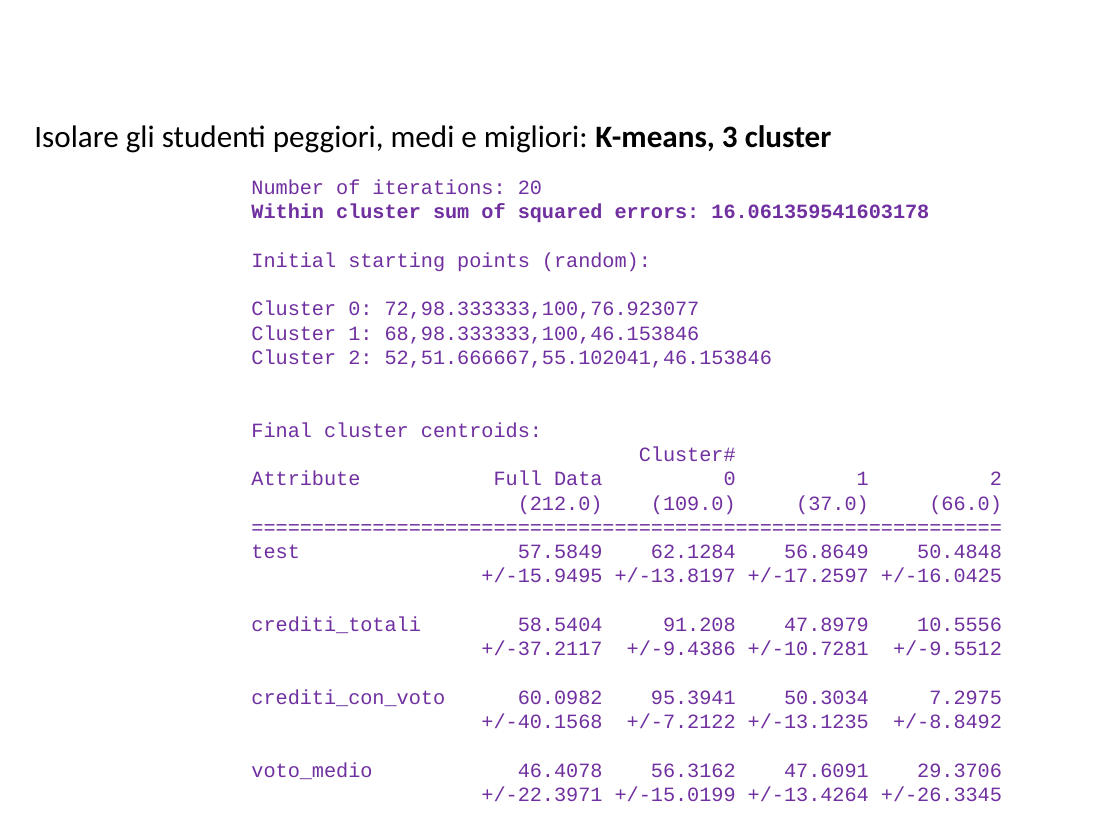
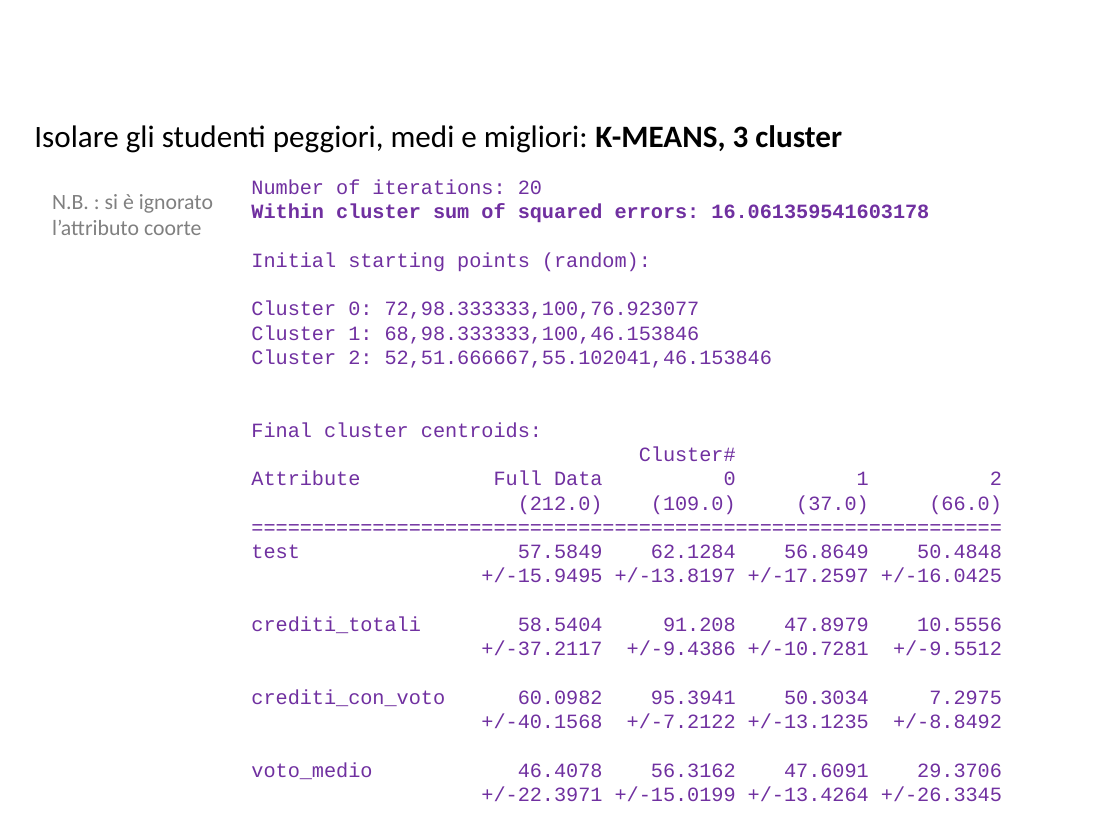
Before and after one commit to BlacknDecker/unifi, a slide deck: slide 40 of relazione.pptx. Drawn at 1120x840 pixels with LibreOffice and Linux fonts; fonts in the diff are those of the drawing; background and template pictures are left out. Boxes give left, top, right and bottom in pixels: in the first picture for what was removed or moved away, otherwise in the second. Text is boxed around its words. In the diff, an @@ line names an element or a change of style, - is before the commit and + after.

Commit message:
Clustering clustering...

```diff
--- a/relazione.pptx
+++ b/relazione.pptx
@@ text at (34,125,842,153): text changed @@
-Isolare gli studenti peggiori, medi e migliori: K-means, 3 cluster
+Isolare gli studenti peggiori, medi e migliori: K-MEANS, 3 cluster
@@ text added at (52,194,213,235), 14 pt, text #808080 @@
+N.B. : si è ignorato l’attributo coorte
```
Also in this commit, not shown: 6 other slides changed, 5 slides added, 1 slide removed, 8 other files.
